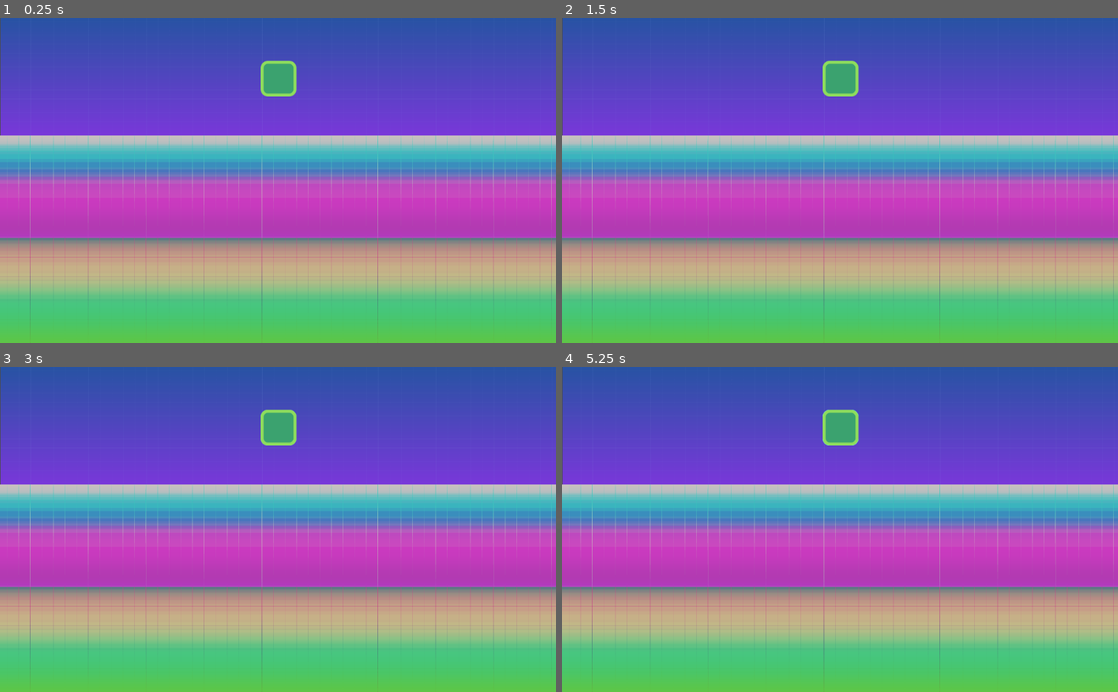
Above: before the commit, frames 1-4 (two rows, left to right).
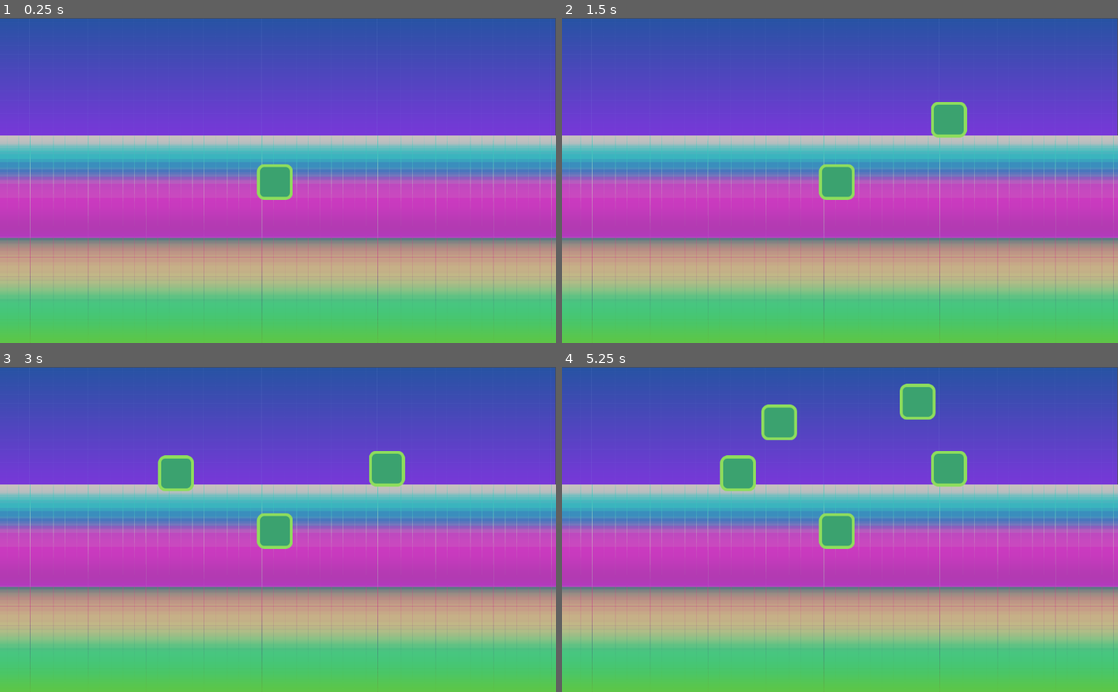
Above: after the commit, the same moments.

Repository: KatheeHDS/TF_TIDM
Game: Godot game, scene res://src/Main.tscn
Two runs of this game, one before a commit and one after it. Both use one fixed random seed, a clock stepped at 60 frames per second and the inputs below.
Inputs (mouse positions are in pixels of both pictures, inside the frame that each line leads up to):
- Up to frame 1 (0.25 s): no input
- Up to frame 2 (1.5 s): tap Enter at 0.5 s; move the mouse to (840, 79) at 0.52 s; click (840, 79) at 0.67 s; tap Space (debug_plant) at 1.25 s; move the mouse to (728, 196) at 1.27 s; click (728, 196) at 1.42 s
- Up to frame 3 (3 s): tap Enter at 2 s; move the mouse to (278, 428) at 2.02 s; click (278, 428) at 2.17 s; tap Space (debug_plant) at 2.75 s; move the mouse to (250, 594) at 2.77 s; click (250, 594) at 2.92 s
- Up to frame 4 (5.25 s): tap Enter at 3.5 s; move the mouse to (840, 428) at 3.52 s; click (840, 428) at 3.67 s; tap Space (debug_plant) at 4.15, 5 s; click (840, 428) at 4.42 s; move the mouse to (867, 529) at 5.02 s; click (867, 529) at 5.17 s

The runs differ from the first frame. In frame 1, 1.7% of the frame differs, in the area x 0-100%, y 0-56%; in frame 2, 2.4%; in frame 3, 3.1%; in frame 4, 4.5%.

Commit message:
Added v1 art, next TODO plant manager tasks set

Diff:
--- a/PlantManager.gd
+++ b/PlantManager.gd
@@ -26,9 +26,8 @@
 func create_plant():
 	var nova_planta = Planta.instance() # Afegeix una nova planta a la llista de plantes existents
 	var selected_plant = randi() % Ecosystem.size() #tria un numero random del 0 al (total de plantes existents)
-	nova_planta.hp = Ecosystem[selected_plant]["hp"] #
-	nova_planta.name_plant = Ecosystem[selected_plant]["name"] #
-	nova_planta.num_crop = next_id #Es una script variable que cal exportar!
+	nova_planta.set_position(Vector2(rand_range(-200,200), rand_range(-100, 200)))
+	nova_planta.initialize(Ecosystem[selected_plant], next_id)
 	habitat[next_id] = nova_planta #afegim la nova planta a la llista de plants
 	add_child(nova_planta)
 	nova_planta.connect("harvested", self, "on_plant_harvested", [next_id])
@@ -43,3 +42,11 @@
 	habitat.erase(id) # elimina la planta del diccionari
 	# gestionar inventari: aquí o en funció dedicada? -> Enviar signal a un altre script.
 	# Caldrà que manager i inventari siguin germans i hi hagi un pare que els gestioni
+
+
+# TODO
+# - crear una variable de classe que sigui una array de textures
+# - Omplir aquesta array a la funció initialize amb les 4 textures de la planta
+# > load() NO PRELOAD!
+# - Posar sprite del player_sprite a la primera textura (L10 plant.gd)
+# - en la funcio de creixement, quan detecti que una planta canvia d'stage, canviar sprite
--- a/src/Actors/Plant.gd
+++ b/src/Actors/Plant.gd
@@ -2,30 +2,36 @@
 
 signal harvested
 
-export var num_crop = 0 #variable global
-export var type_crop = "P" # P = Vegetable, A = Tree, F = Flower
+export var num_crop = 0 #variable global -> Compta el total de plantes des de l'inici
 var num_water = 0 #variable local
 var max_hp = 100
-var hp = 70 #hp inicial
 var tex2 = preload("res://Assets/player2.png")
 var tex3 = preload("res://Assets/player3.png")
 onready var Player_sprite = $PlayerSprite #get_node("PlayerSprite")
 var name_plant
+var hp
 
 func _ready():
 	connect("clicked",self, "on_watered")
 
+func initialize(plant_data, plant_id):
+	print(plant_data)
+	self.hp = plant_data["hp"] #
+	self.name_plant = plant_data["name"] #
+	self.num_crop = plant_id #Es una script variable que cal exportar!
+
+
 func on_watered():
 	num_water += 1 #DEBUG counter
-	print(type_crop, " ", num_crop , " regada " , num_water , " vegades")
+	print(name_plant, " ", num_crop , " regada " , num_water , " vegades. HP ", hp)
 	hp += 10 #increase value of hp by 10 points
 	if hp <= 0:
-		print("Error en ", type_crop, " ", num_crop, "HP NEGATIU") #DEBUG
+		print("Error en ", name_plant, " ", num_crop, "HP NEGATIU") #DEBUG
 	elif hp == 80:
 		Player_sprite.texture = tex2
 	elif hp == max_hp:
 		print(name_plant, " ", num_crop, " is fully grown!")
 		Player_sprite.texture = tex3
 	elif hp > max_hp:
-		print(type_crop, " ", num_crop, " harvested!")
+		print(name_plant, " ", num_crop, " harvested!")
 		emit_signal("harvested")
--- a/src/Actors/Plant.tscn
+++ b/src/Actors/Plant.tscn
@@ -6,7 +6,7 @@
 [sub_resource type="RectangleShape2D" id=1]
 extents = Vector2( 33, 33 )
 
-[node name="Player" type="KinematicBody2D"]
+[node name="Plant" type="KinematicBody2D"]
 input_pickable = true
 script = ExtResource( 2 )
 
--- a/src/Main.tscn
+++ b/src/Main.tscn
@@ -8,6 +8,7 @@
 [node name="Body" type="Node2D"]
 
 [node name="Background" parent="." instance=ExtResource( 2 )]
+position = Vector2( -2, 2 )
 
 [node name="Middleground" parent="." instance=ExtResource( 3 )]
 
Binary file added: Assets/Plants/Apple_1.png
Not shown, added: Assets/Plants/Apple_1.png.import
Binary file added: Assets/Plants/Apple_2.png
Not shown, added: Assets/Plants/Apple_2.png.import
Binary file added: Assets/Plants/Apple_3.png
Not shown, added: Assets/Plants/Apple_3.png.import
Binary file added: Assets/Plants/Apple_4.png
Not shown, added: Assets/Plants/Apple_4.png.import
Binary file added: Assets/Plants/Blackberry_1.png
Not shown, added: Assets/Plants/Blackberry_1.png.import
Binary file added: Assets/Plants/Blackberry_2.png
Not shown, added: Assets/Plants/Blackberry_2.png.import
(and 206 more such lines)
